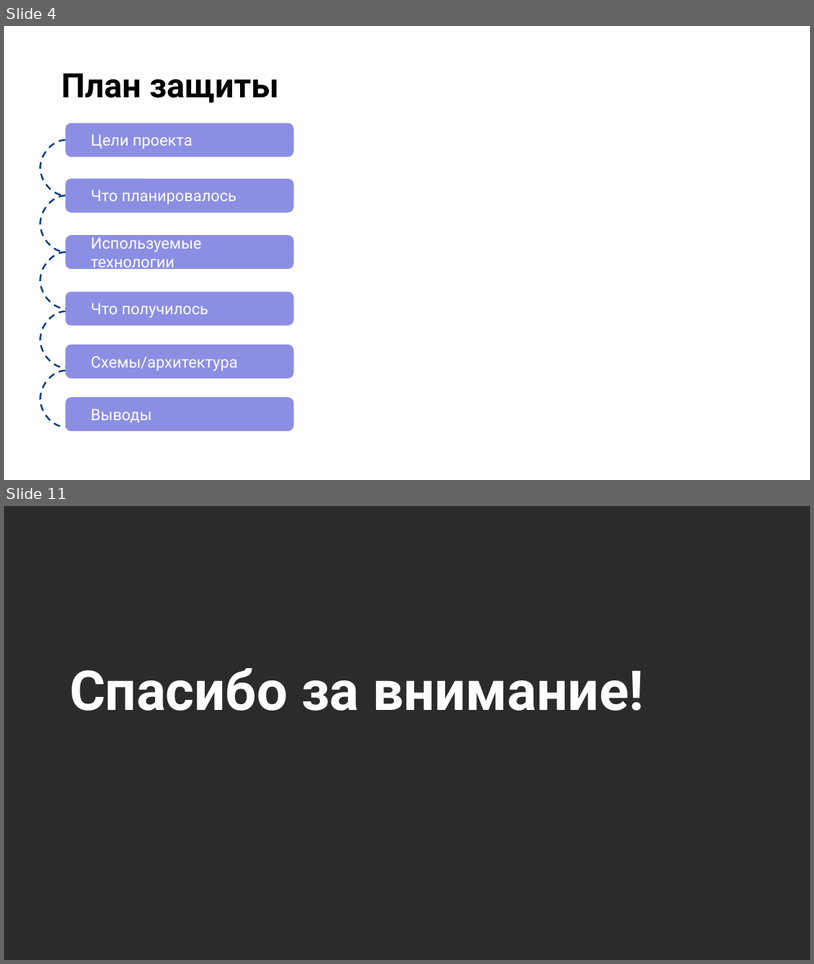
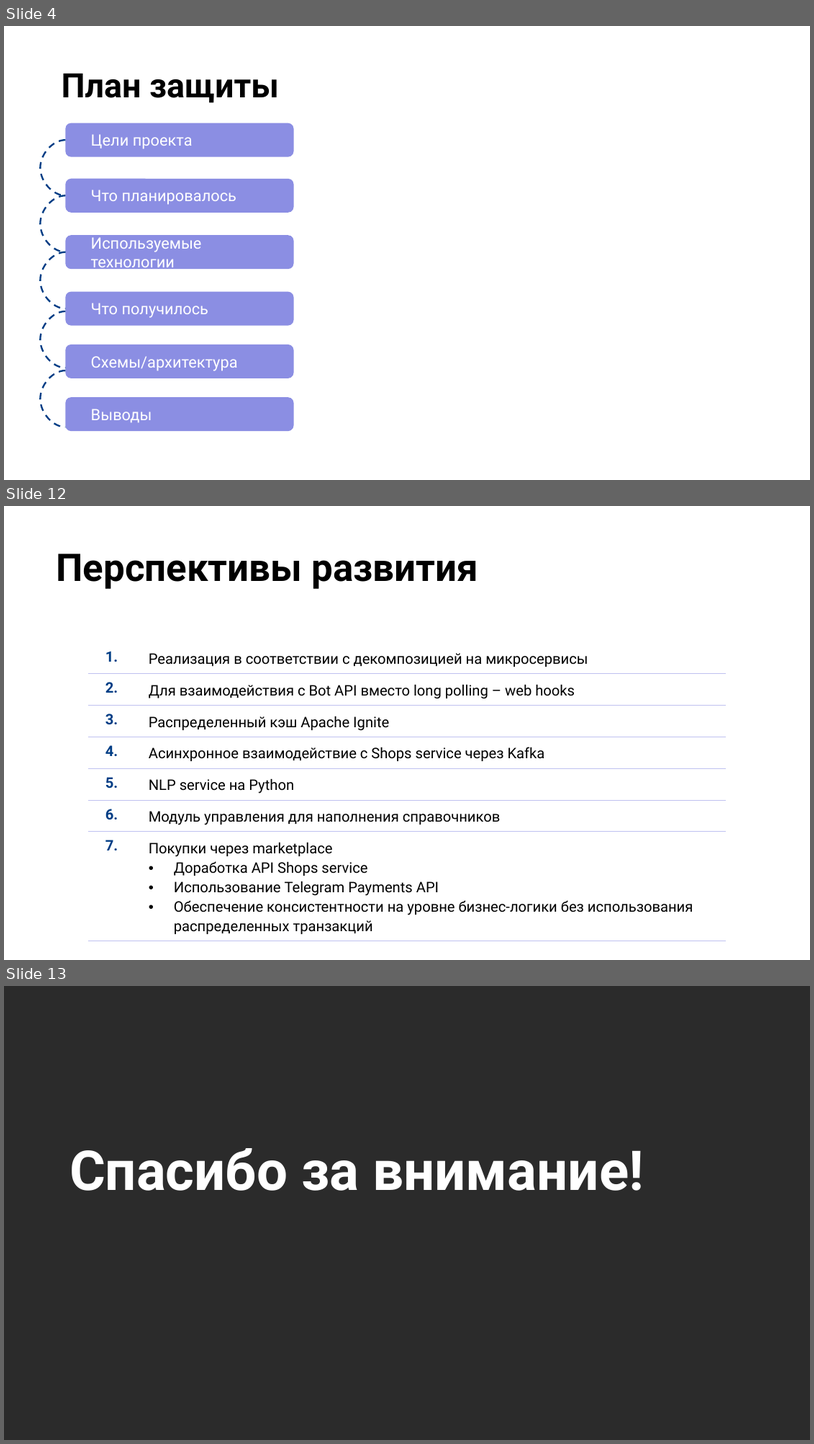
Before and after one commit to kochnevd/course-microservices, a slide deck: course-project/materials/Защита проекта.pptx. Shown one above the other, each under a label of ours: slides 4 and 11 before the commit, slides 4, 12 and 13 after it; the slides between them are not shown. The pictures are 814x964 and 814x1444 pixels, drawn with LibreOffice and Linux fonts; fonts in the diff are those of the drawing; background and template pictures are left out; a plain dark background stands for a picture behind light text. Boxes give left, top, right and bottom in pixels: in the first picture for what was removed or moved away, otherwise in the second. Text is boxed around its words. In the diff, an @@ line names an element or a change of style, - is before the commit and + after.

```diff
--- a/course-project/materials/Защита проекта.pptx
+++ b/course-project/materials/Защита проекта.pptx
@@ slide 12 added at [4, 506, 810, 960], background picture (left out) @@
@@ title added at [56, 554, 478, 589], 34 pt, text #000000, bold @@
+Перспективы развития
@@ table added at [88, 642, 727, 938], 7 rows, 2 columns @@
+1. | Реализация в соответствии с декомпозицией на микросервисы
+2. | Для взаимодействия с Bot API вместо long polling – web hooks
+3. | Распределенный кэш Apache Ignite
+4. | Асинхронное взаимодействие с Shops service через Kafka
+5. | NLP service на Python
+6. | Модуль управления для наполнения справочников
+7. | Покупки через marketplace / Доработка API Shops service / Использование Telegram Payments API / Обеспечение консистентности на уровне бизнес-логики без использования распределенных транзакций
@@ what was slide 11 is now slide 13 @@
```
Also in this commit, not shown: 1 slide changed, 7 other slides added, 13 slides removed.
